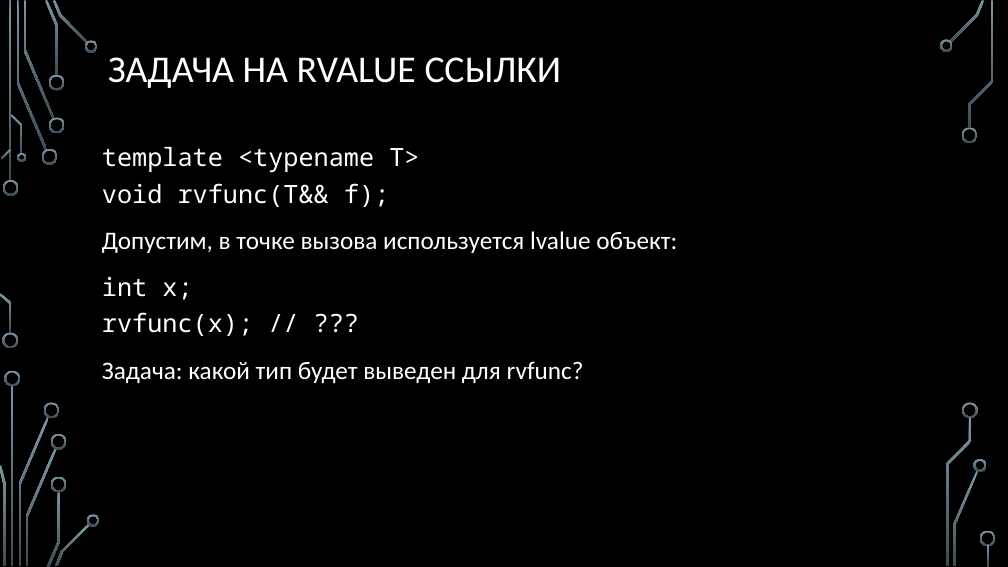
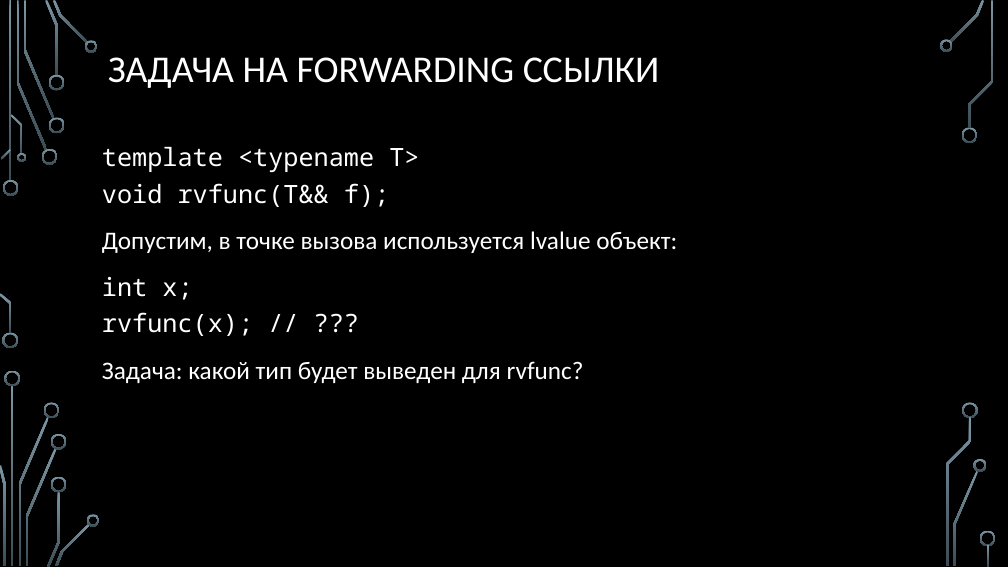
Before and after one commit to MIPT-ILab/cpp-lects-rus, a slide deck: slide 23 of slides/lec2-1-function-templates.pptx. Drawn at 1008x567 pixels with LibreOffice and Linux fonts; fonts in the diff are those of the drawing; background and template pictures are left out. Boxes give left, top, right and bottom in pixels: in the first picture for what was removed or moved away, otherwise in the second. Text is boxed around its words. In the diff, an @@ line names an element or a change of style, - is before the commit and + after.

```diff
--- a/slides/lec2-1-function-templates.pptx
+++ b/slides/lec2-1-function-templates.pptx
@@ title at (108,57,660,88): text changed @@
-ЗАДАЧА НА RVALUE ССЫЛКИ
+ЗАДАЧА НА FORWARDING ССЫЛКИ
```
Also in this commit, not shown: 3 other slides changed, 4 slides added, 3 other files.
